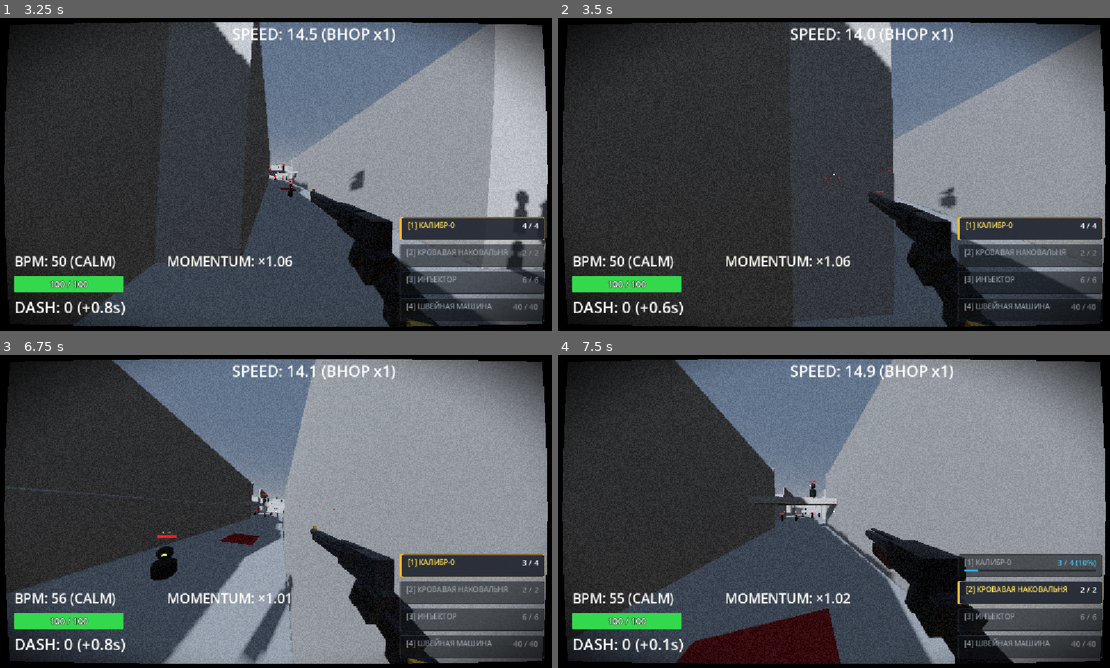
Above: before the commit, frames 1-4 (two rows, left to right).
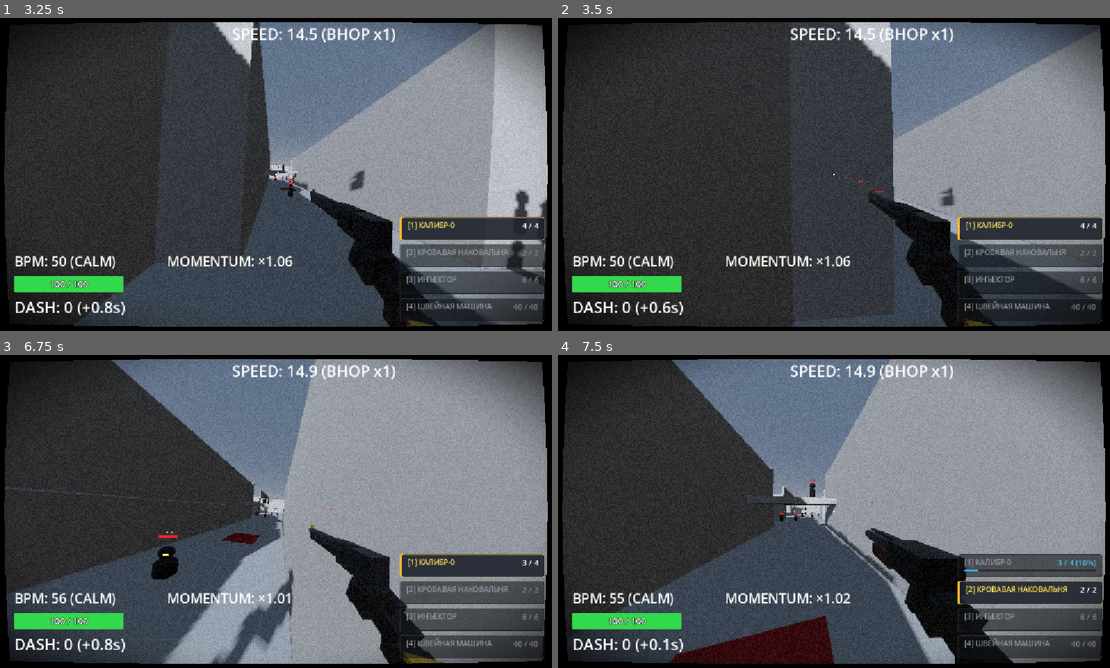
Above: after the commit, the same moments.

Repository: ggou3/voidkill
Game: Godot game, scene res://test_arena.tscn
Same seed, same stepped clock (60 frames per second), same inputs: the game is played once before the commit and once after it. This scene is started directly instead of the project's main scene.
Inputs (mouse positions are in pixels of both pictures, inside the frame that each line leads up to):
- Up to frame 1 (3.25 s): tap Enter at 0.5 s; move the mouse to (270, 180) at 0.52 s; hold Shift (dash) 0.53-1.28 s; hold W (move_forward) 0.53-2.78 s; tap Space (jump) at 0.77, 1.52, 3.02 s; tap C (slam) at 0.8, 1.35, 2.3 s; move the mouse to (320, 177) at 1.27 s; tap Shift (dash) at 1.55, 2.85 s; move the mouse to (231, 171) at 2.02 s; hold Right mouse button (alt_fire) 2.03-2.78 s; move the mouse to (281, 174) at 2.77 s; hold A (move_left) from 2.78 s (still down)
- Up to frame 2 (3.5 s): keep holding A (move_left)
- Up to frame 3 (6.75 s): move the mouse to (253, 505) at 3.52 s; release A (move_left) at 3.53 s; hold F (melee) 3.53-4.28 s; hold W (move_forward) 3.53-5.78 s; tap Space (jump) at 3.77, 4.52, 6.02 s; tap C (slam) at 3.8 s; move the mouse to (309, 511) at 4.27 s; click (309, 511) at 4.35 s; tap Shift (dash) at 4.55, 6.05 s; move the mouse to (248, 511) at 5.02 s; hold C (slam) 5.03-5.78 s; move the mouse to (292, 505) at 5.77 s; hold D (move_right) 5.78-6.53 s; tap Ctrl (slide) at 5.85 s; move the mouse to (270, 517) at 6.52 s; hold W (move_forward) from 6.53 s (still down); hold C (slam) from 6.53 s (still down); tap 1 at 6.6 s
- Up to frame 4 (7.5 s): keep holding W (move_forward); tap Space (jump) at 6.77 s; move the mouse to (878, 514) at 7.27 s; release C (slam) at 7.28 s; tap 2 at 7.35 s

Frame 1 is identical in both runs. In frame 2, 0.3% of the frame differs, in the area x 48-96%, y 2-99%; in frame 3, 2.2%, in the area x 1-81%, y 1-99%; in frame 4, 1.7%.

Commit message:
Synchronize wallrun speed ceiling with global max speed (up to 25 m/s at peak BPM)

Diff:
--- a/player.gd
+++ b/player.gd
@@ -29,7 +29,7 @@
 # Настройки механики Wallrun и Wall-jump
 @export var wallrun_min_speed: float = 5.0
 @export var wallrun_speed: float = 11.0
-@export var wallrun_max_speed: float = 14.0
+@export var wallrun_max_speed: float = 25.0
 @export var wallrun_max_duration: float = 1.2
 @export var wallrun_gravity_scale: float = 0.08
 @export var wallrun_jump_vertical_boost: float = 0.7
@@ -631,10 +631,10 @@
 		end_wallrun()
 		return
 
-	# Поддерживаем и слегка разгоняем скорость вдоль стены
+	# Поддерживаем и разгоняем скорость вдоль стены вплоть до общего потолка скорости (14.5..25.0 м/с)
 	var cur_horiz = Vector2(velocity.x, velocity.z).length()
-	var run_speed = clamp(max(cur_horiz, wallrun_speed) + delta * 2.0, wallrun_speed, wallrun_max_speed)
-	run_speed *= lerp(1.0, 1.2, get_bpm_ratio())
+	var max_cap = get_current_max_speed()
+	var run_speed = clamp(max(cur_horiz, wallrun_speed) + delta * 2.0, wallrun_speed, max_cap)
 
 	var move_vel = wall_tangent * run_speed
 
Not shown, changed: DESIGN.md
